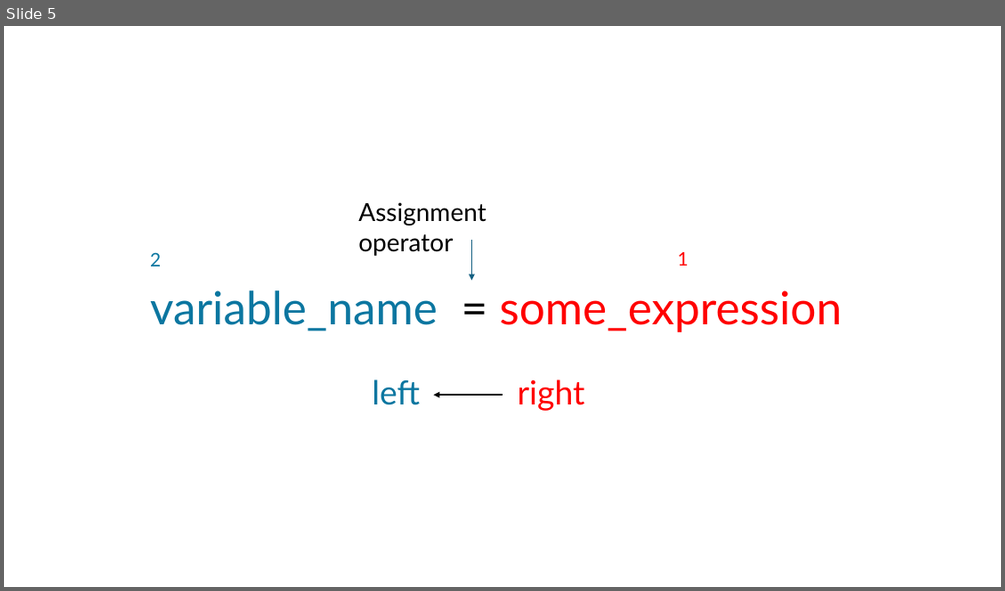
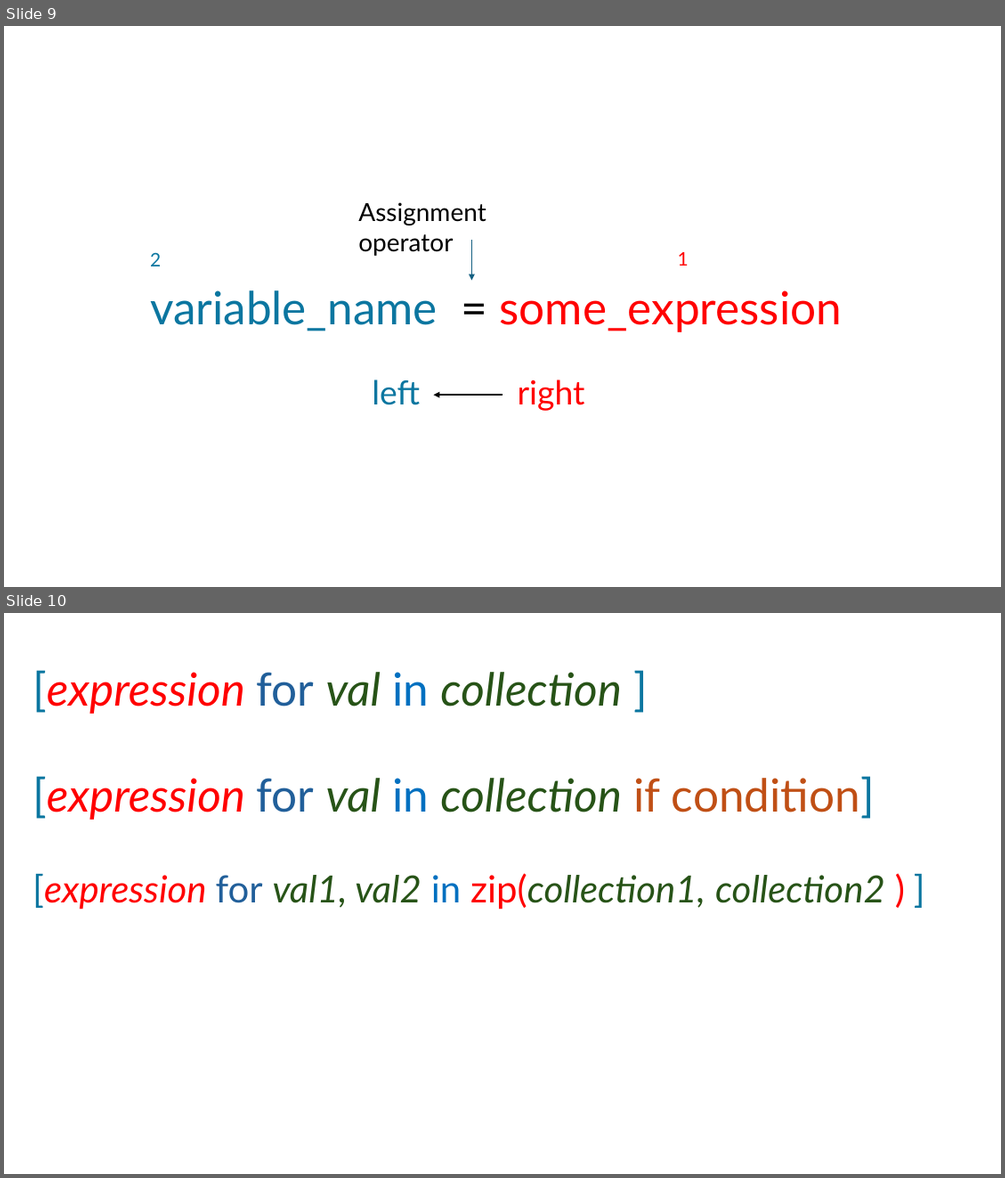
Before and after one commit to John-Abbott-College/SN1-Notes, a slide deck: Images_Youmna.pptx. Shown one above the other, each under a label of ours: slide 5 before the commit, slides 9 and 10 after it. The pictures are 1005x591 and 1005x1178 pixels, drawn with LibreOffice and Linux fonts; fonts in the diff are those of the drawing. Boxes give left, top, right and bottom in pixels: in the first picture for what was removed or moved away, otherwise in the second. Text is boxed around its words. In the diff, an @@ line names an element or a change of style, - is before the commit and + after.

```diff
--- a/Images_Youmna.pptx
+++ b/Images_Youmna.pptx
@@ slide 10 added at (4, 613, 1001, 1174), background #FFFFFF @@
@@ text added at (32, 670, 622, 714), 44 pt, text #275417, italic @@
+[expression for val in collection ]
@@ text added at (32, 776, 874, 819), 44 pt, text #275417, italic @@
+[expression for val in collection if condition]
@@ text added at (32, 873, 885, 909), 36 pt, text #275417, italic @@
+[expression for val1, val2 in zip(collection1, collection2 ) ]
@@ what was slide 5 is now slide 9 @@
```
Also in this commit, not shown: 3 other slides added, 4 other files.
